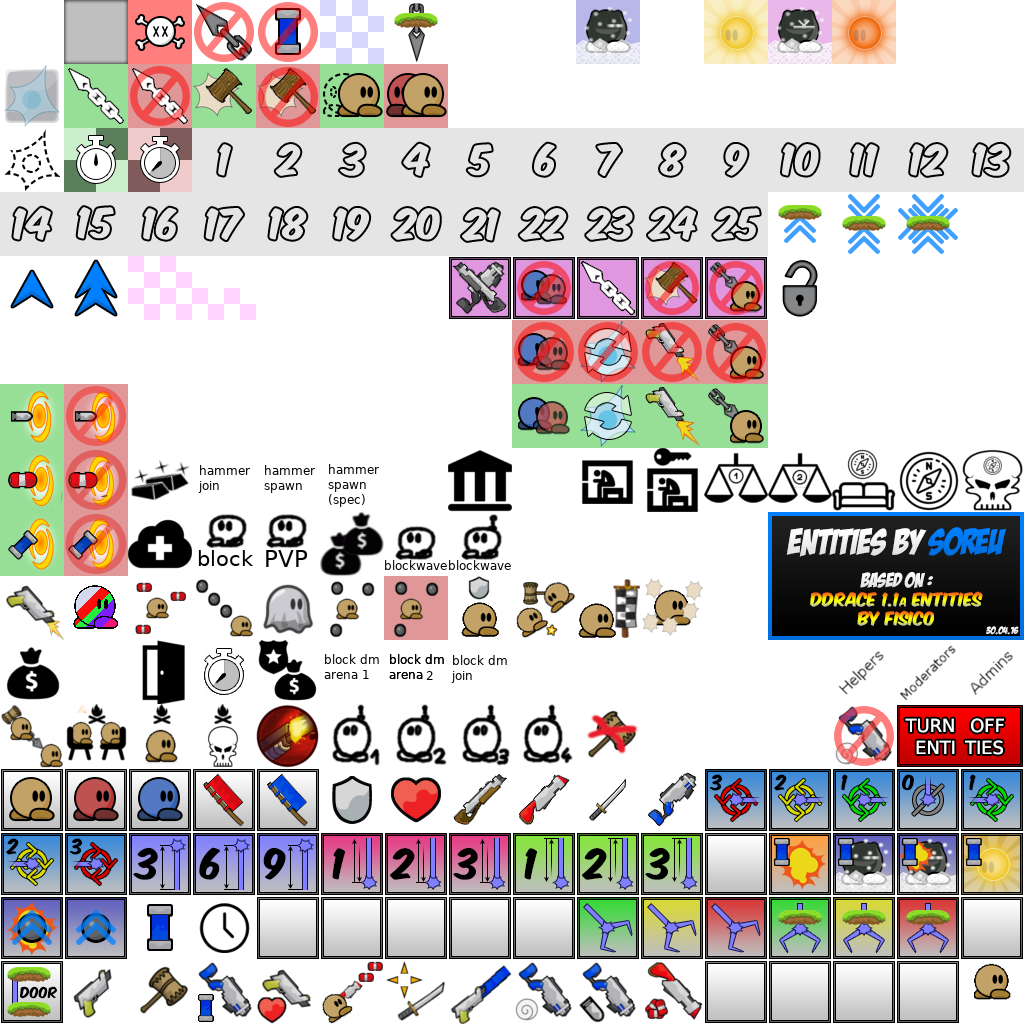
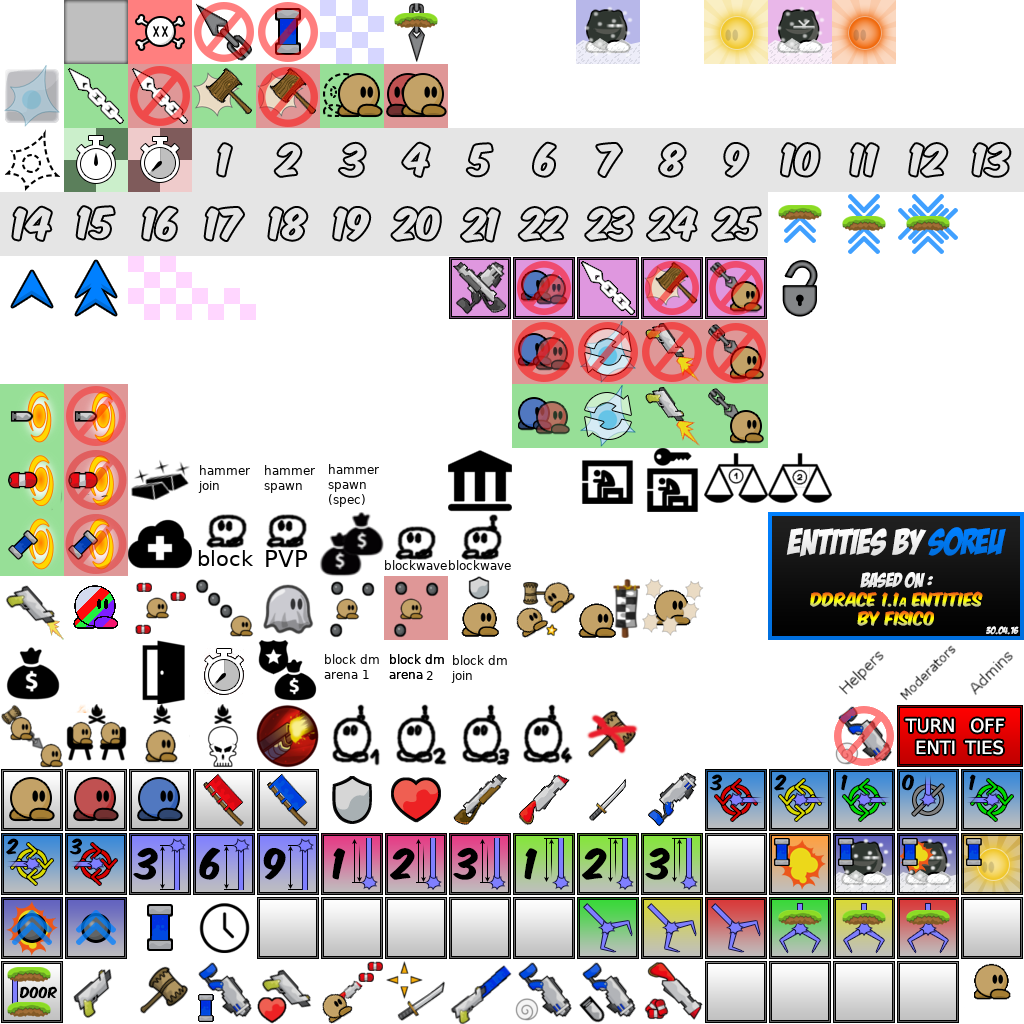
Layered file, before and after one edit (w=1024, h=1024). Changes by layer:
painted on "ddnetpp.png" over 832, 449, 1023, 511
